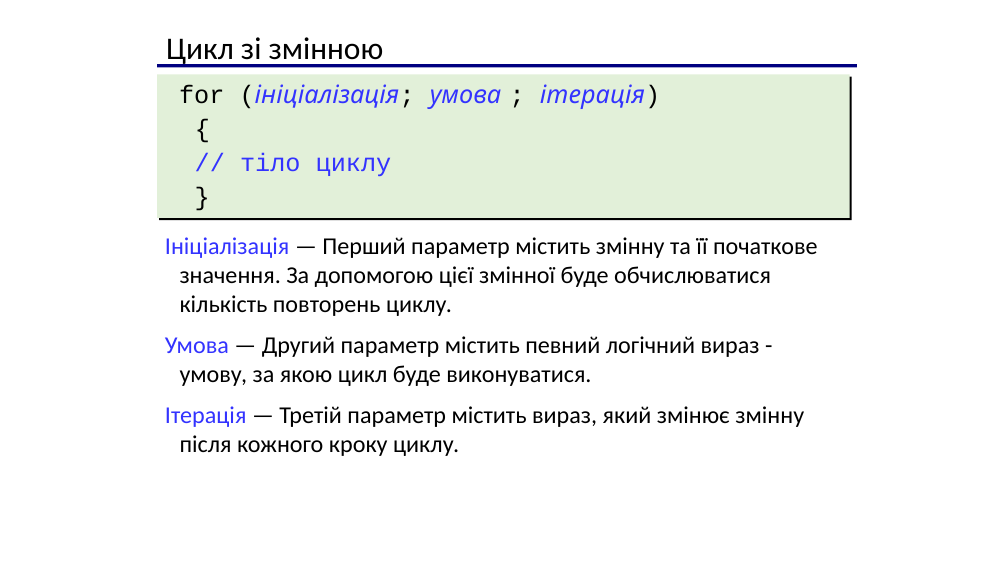
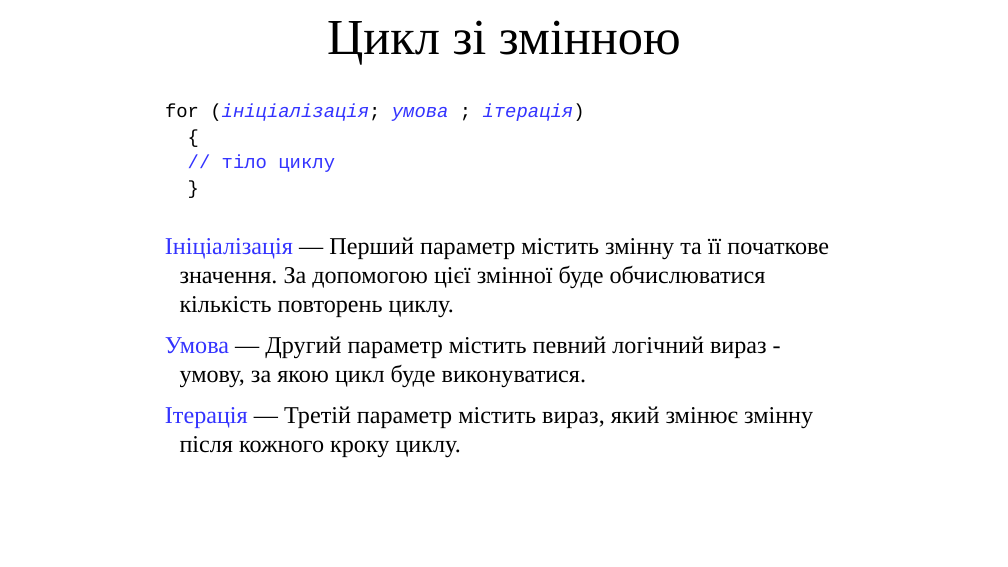
Before and after one commit to arg3ntuum/JavaCourse, a slide deck: slide 12 of Java Урок 5 for while.pptx. Drawn at 1008x567 pixels with LibreOffice and Linux fonts; fonts in the diff are those of the drawing. Boxes give left, top, right and bottom in pixels: in the first picture for what was removed or moved away, otherwise in the second. Text is boxed around its words. In the diff, an @@ line names an element or a change of style, - is before the commit and + after.

```diff
--- a/Java Урок 5 for while.pptx
+++ b/Java Урок 5 for while.pptx
@@ text "Цикл зі змінною": place and size @@
-text "Цикл зі змінною" at [166, 37, 384, 66]
+text "Цикл зі змінною" at [327, 20, 681, 64]
@@ text "Цикл зі змінною" at [327, 20, 681, 64]: size 30 to 48 pt, font Calibri to Times New Roman; alignment left to centre; more space between paragraphs @@
@@ line removed from (157, 66) to (858, 66) @@
@@ text "for (ініціалізація; умова ; ітерація)": place and size @@
-text "for (ініціалізація; умова ; ітерація)" at [157, 75, 850, 219]
+text "for (ініціалізація; умова ; ітерація)" at [165, 104, 585, 172]
@@ text "for (ініціалізація; умова ; ітерація)" at [165, 104, 585, 172]: size 24 to 18 pt; font Comic Neue to Courier New in "(ініціалізація; умова ітерація)"; fill #E2F0D9 to none; shadow off @@
@@ text "Ініціалізація — Перший параметр містить ..." at [165, 237, 829, 458]: font Calibri to Times New Roman @@
```
Also in this commit, not shown: 17 other slides changed, 36 other files.
